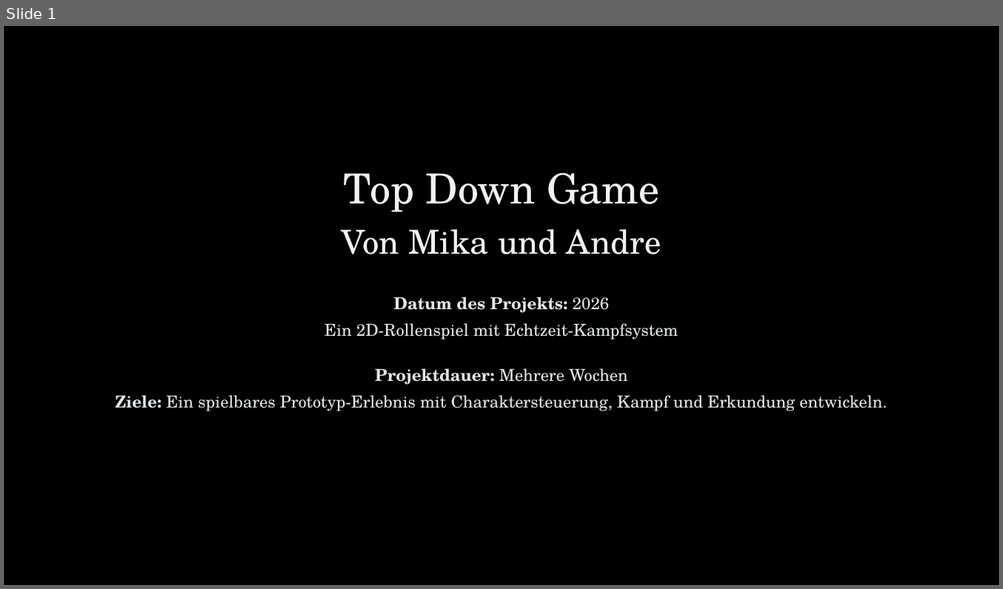
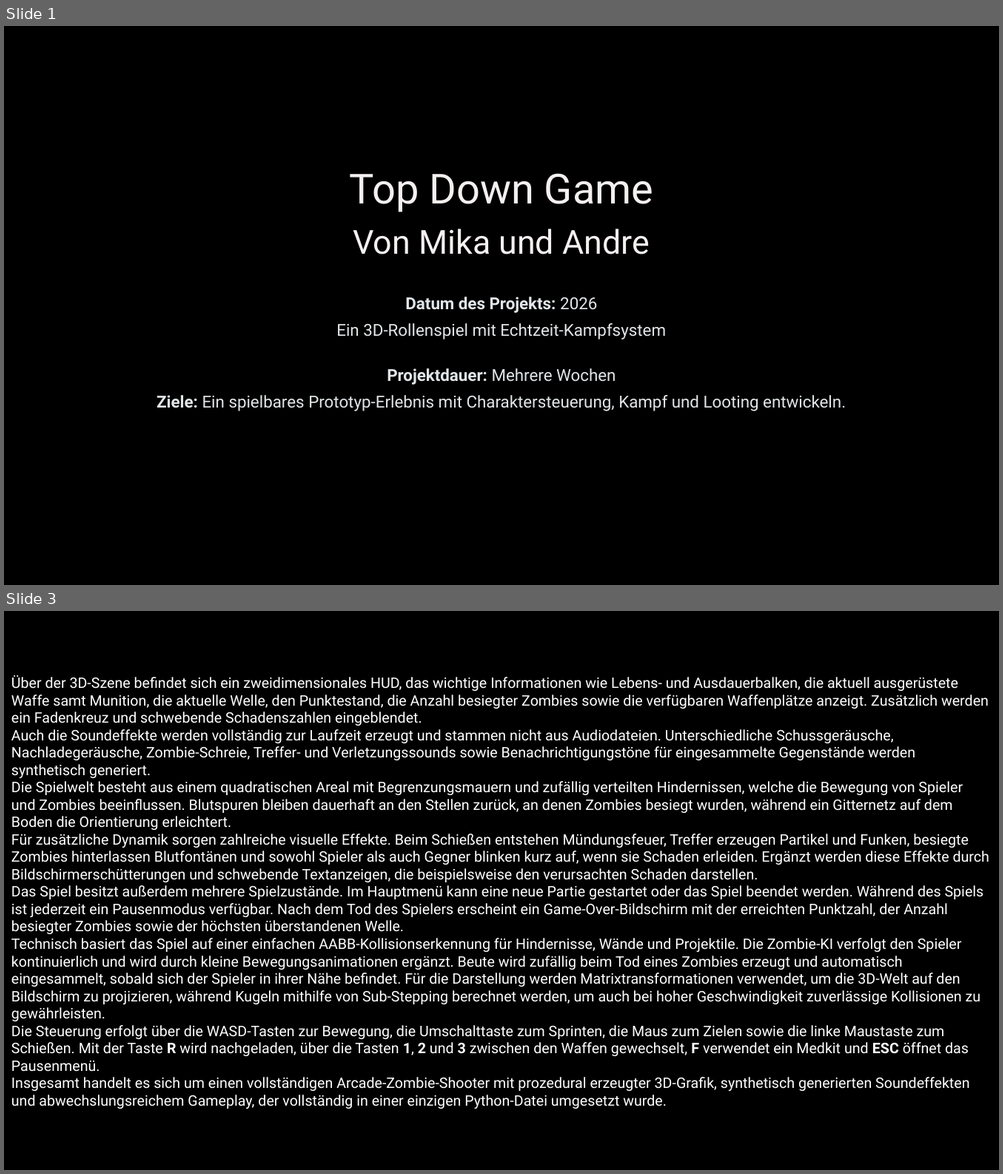
Before and after one commit to Spec06/Top-down-zombie-shooter, a slide deck: Präsi/Top-Down-Game.pptx. Shown one above the other, each under a label of ours: slide 1 before the commit, slides 1 and 3 after it; the slides between them are not shown. The pictures are 1003x589 and 1003x1174 pixels, drawn with LibreOffice and Linux fonts; fonts in the diff are those of the drawing. Boxes give left, top, right and bottom in pixels: in the first picture for what was removed or moved away, otherwise in the second. Text is boxed around its words. In the diff, an @@ line names an element or a change of style, - is before the commit and + after.

```diff
--- a/Präsi/Top-Down-Game.pptx
+++ b/Präsi/Top-Down-Game.pptx
@@ slide 3 added at (4,611,999,1170), background #000000 @@
@@ text added at (11,675,989,1110), 14 pt, text #FFFFFF @@
+Über der 3D-Szene befindet sich ein zweidimensionales HUD, das wichtige Informationen wie Lebens- und Ausdauerbalken, die aktuell ausgerüstete Waffe samt Munition, die aktuelle Welle, den Punktestand, die Anzahl besiegter Zombies sowie die verfügbaren Waffenplätze anzeigt. Zusätzlich werden ein Fadenkreuz und schwebende Schadenszahlen eingeblendet.
+Auch die Soundeffekte werden vollständig zur Laufzeit erzeugt und stammen nicht aus Audiodateien. Unterschiedliche Schussgeräusche, Nachladegeräusche, Zombie-Schreie, Treffer- und Verletzungssounds sowie Benachrichtigungstöne für eingesammelte Gegenstände werden synthetisch generiert.
+Die Spielwelt besteht aus einem quadratischen Areal mit Begrenzungsmauern und zufällig verteilten Hindernissen, welche die Bewegung von Spieler und Zombies beeinflussen. Blutspuren bleiben dauerhaft an den Stellen zurück, an denen Zombies besiegt wurden, während ein Gitternetz auf dem Boden die Orientierung erleichtert.
+Für zusätzliche Dynamik sorgen zahlreiche visuelle Effekte. Beim Schießen entstehen Mündungsfeuer, Treffer erzeugen Partikel und Funken, besiegte Zombies hinterlassen Blutfontänen und sowohl Spieler als auch Gegner blinken kurz auf, wenn sie Schaden erleiden. Ergänzt werden diese Effekte durch Bildschirmerschütterungen und schwebende Textanzeigen, die beispielsweise den verursachten Schaden darstellen.
+Das Spiel besitzt außerdem mehrere Spielzustände. Im Hauptmenü kann eine neue Partie gestartet oder das Spiel beendet werden. Während des Spiels ist jederzeit ein Pausenmodus verfügbar. Nach dem Tod des Spielers erscheint ein Game-Over-Bildschirm mit der erreichten Punktzahl, der Anzahl besiegter Zombies sowie der höchsten überstandenen Welle.
+Technisch basiert das Spiel auf einer einfachen AABB-Kollisionserkennung für Hindernisse, Wände und Projektile. Die Zombie-KI verfolgt den Spieler kontinuierlich und wird durch kleine Bewegungsanimationen ergänzt. Beute wird zufällig beim Tod eines Zombies erzeugt und automatisch eingesammelt, sobald sich der Spieler in ihrer Nähe befindet. Für die Darstellung werden Matrixtransformationen verwendet, um die 3D-Welt auf den Bildschirm zu projizieren, während Kugeln mithilfe von Sub-Stepping berechnet werden, um auch bei hoher Geschwindigkeit zuverlässige Kollisionen zu gewährleisten.
+Die Steuerung erfolgt über die WASD-Tasten zur Bewegung, die Umschalttaste zum Sprinten, die Maus zum Zielen sowie die linke Maustaste zum Schießen. Mit der Taste R wird nachgeladen, über die Tasten 1, 2 und 3 zwischen den Waffen gewechselt, F verwendet ein Medkit und ESC öffnet das Pausenmenü.
+Insgesamt handelt es sich um einen vollständigen Arcade-Zombie-Shooter mit prozedural erzeugter 3D-Grafik, synthetisch generierten Soundeffekten und abwechslungsreichem Gameplay, der vollständig in einer einzigen Python-Datei umgesetzt wurde.
@@ slide 1 changed as well @@
@@ text "Top Down Game" at (350,173,653,212): font TeX Gyre Schola to Roboto @@
@@ text "Von Mika und Andre" at (353,229,649,255): font TeX Gyre Schola to Roboto @@
@@ text at (387,297,615,385): font TeX Gyre Schola to Roboto in "Datum des Projekts: 2026", "Projektdauer: Mehrere Wochen" @@
@@ text at (336,323,666,340): text changed; font TeX Gyre Schola to Roboto @@
-Ein 2D-Rollenspiel mit Echtzeit-Kampfsystem
+Ein 3D-Rollenspiel mit Echtzeit-Kampfsystem
@@ text at (156,395,845,412): text changed; font TeX Gyre Schola to Roboto @@
-Ziele: Ein spielbares Prototyp-Erlebnis mit Charaktersteuerung, Kampf und Erkundung entwickeln.
+Ziele: Ein spielbares Prototyp-Erlebnis mit Charaktersteuerung, Kampf und Looting entwickeln.
```
Also in this commit, not shown: 5 other slides changed, 1 other slide added.
